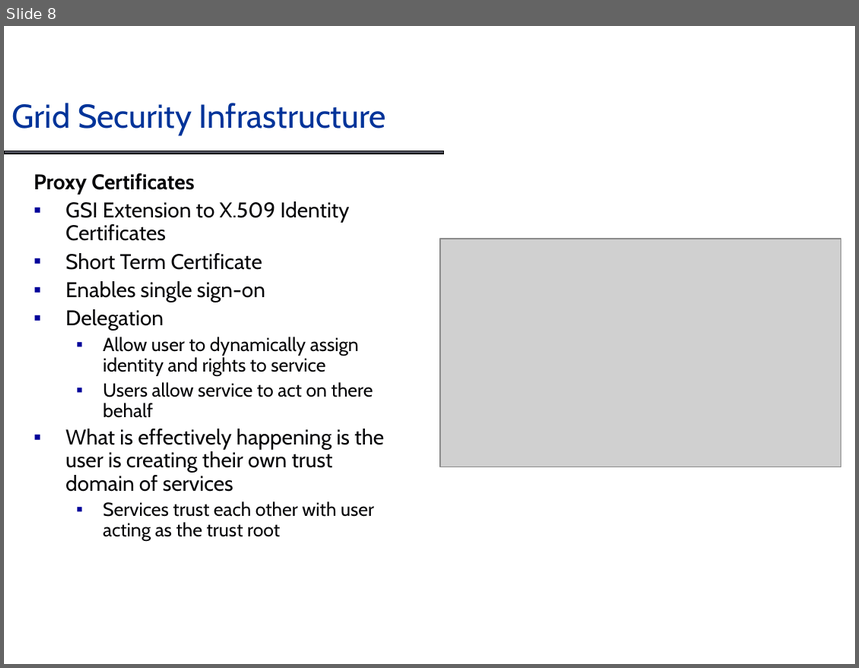
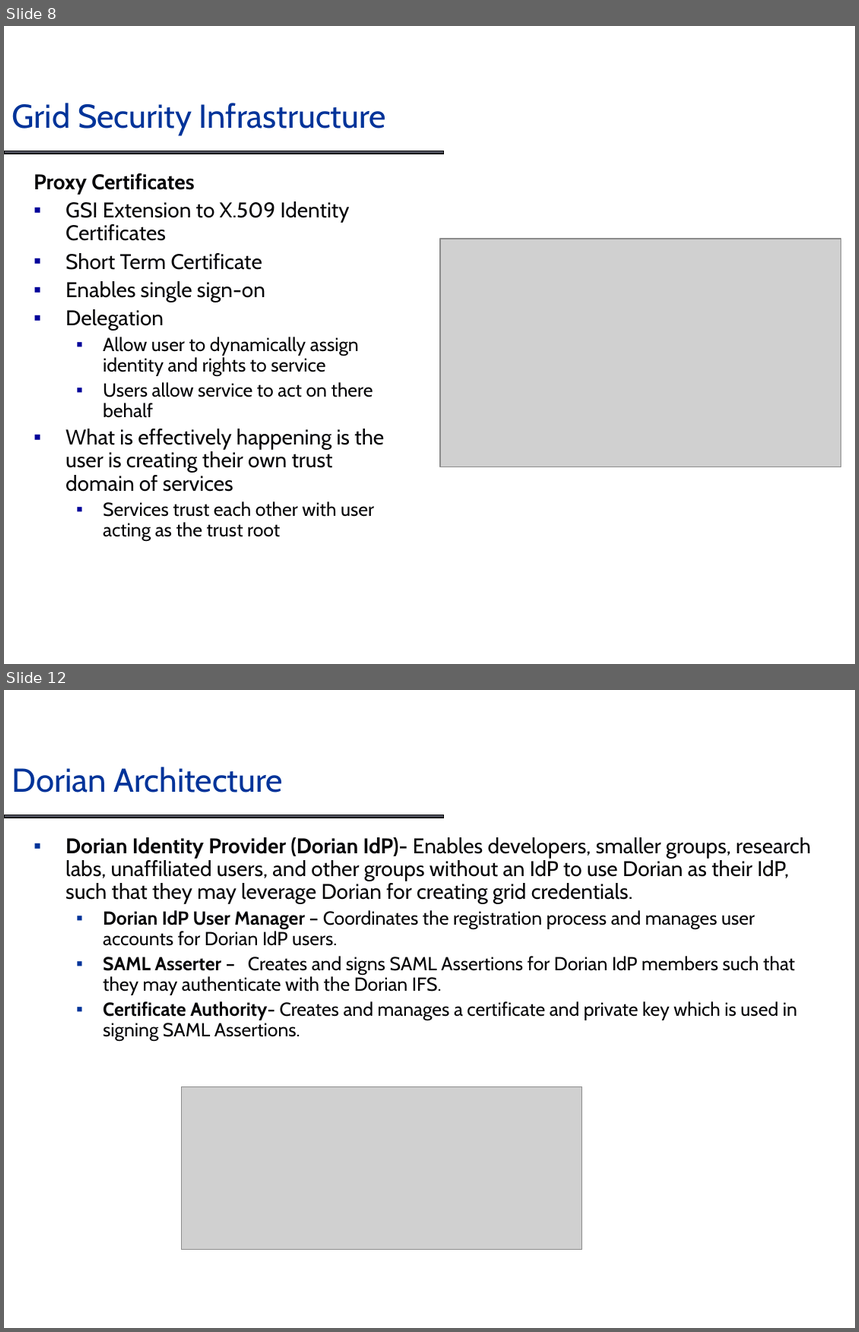
Before and after one commit to NCIP/cagrid-docs, a slide deck: presentations/dorian/Dorian_DIALOGUE2.ppt. Shown one above the other, each under a label of ours: slide 8 before the commit, slides 8 and 12 after it; the slides between them are not shown. The pictures are 859x668 and 859x1332 pixels, drawn with LibreOffice and Linux fonts; fonts in the diff are those of the drawing; grey boxes stand for pictures; background and template pictures are left out. Boxes give left, top, right and bottom in pixels: in the first picture for what was removed or moved away, otherwise in the second. Text is boxed around its words. In the diff, an @@ line names an element or a change of style, - is before the commit and + after.

```diff
--- a/presentations/dorian/Dorian_DIALOGUE2.ppt
+++ b/presentations/dorian/Dorian_DIALOGUE2.ppt
@@ slide 12 added at bbox=[4, 690, 855, 1328], background #FFFFFF; not listed: 1 template element that a slide beside it also shows @@
@@ title added at bbox=[12, 767, 283, 793], 28 pt, text #003399 @@
+Dorian Architecture
@@ text added at bbox=[66, 837, 811, 1040], 16 pt, text #070709 @@
+▪ Dorian Identity Provider (Dorian IdP)- Enables developers, smaller groups, research labs, unaffiliated users, and other groups without an IdP to use Dorian as their IdP, such that they may leverage Dorian for creating grid credentials.
+  ▪ Dorian IdP User Manager – Coordinates the registration process and manages user accounts for Dorian IdP users.
+  ▪ SAML Asserter – Creates and signs SAML Assertions for Dorian IdP members such that they may authenticate with the Dorian IFS.
+  ▪ Certificate Authority- Creates and manages a certificate and private key which is used in signing SAML Assertions.
@@ picture added at bbox=[181, 1087, 582, 1250] @@
```
Also in this commit, not shown: 1 slide changed, 4 other slides added.
